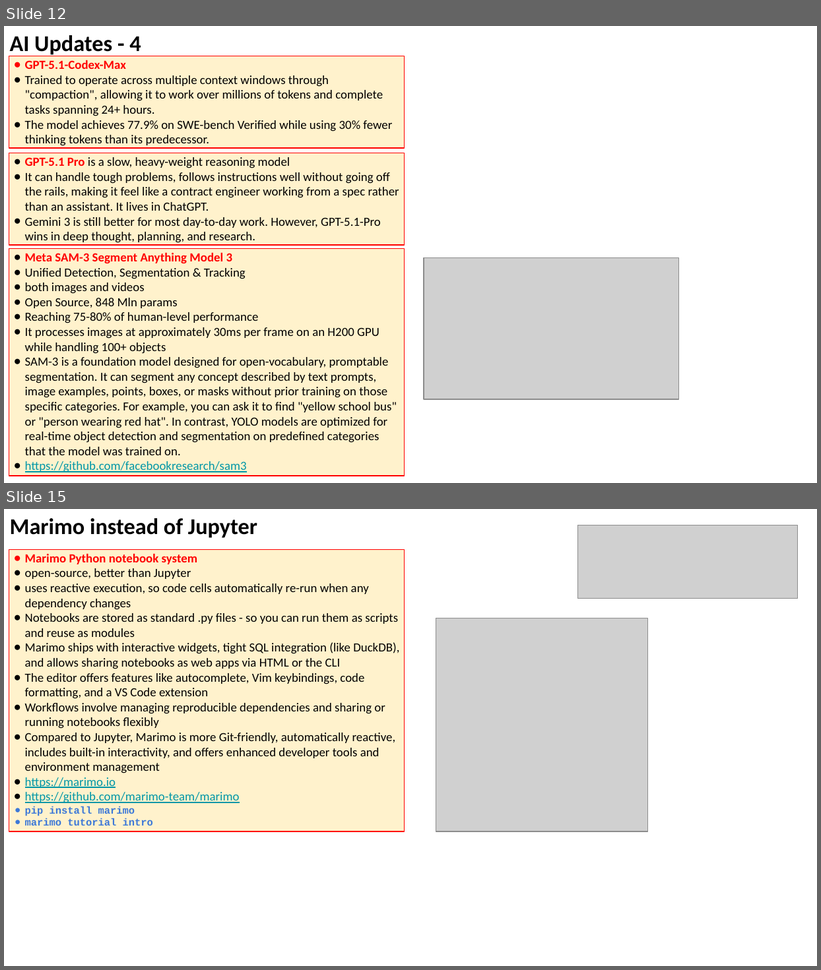
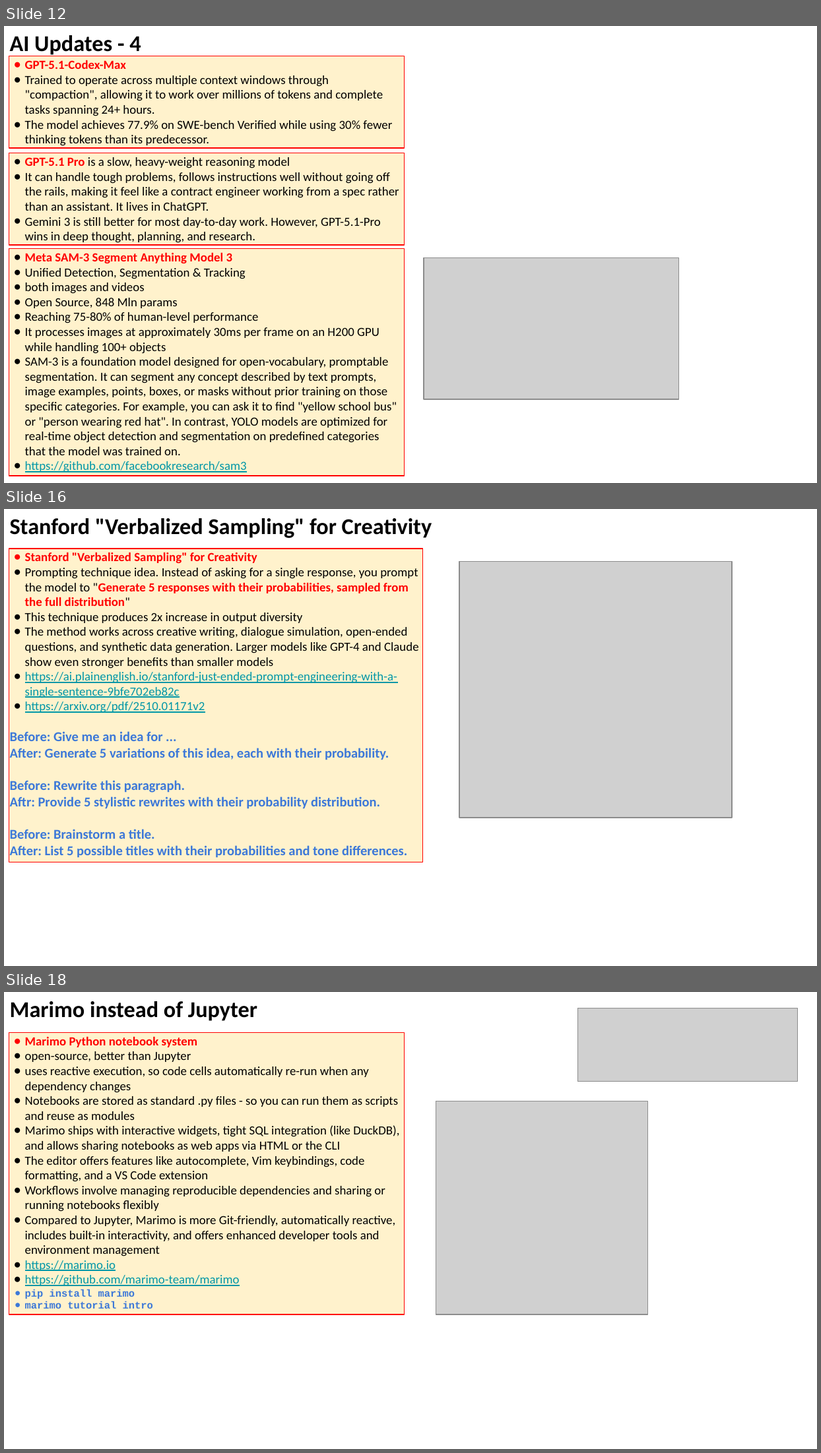
Before and after one commit to lselector/seminar, a slide deck: 2025/2025-11-28-AI-Updates.pptx. Shown one above the other, each under a label of ours: slides 12 and 15 before the commit, slides 12, 16 and 18 after it; the slides between them are not shown. The pictures are 821x970 and 821x1453 pixels, drawn with LibreOffice and Linux fonts; fonts in the diff are those of the drawing; grey boxes stand for pictures. Boxes give left, top, right and bottom in pixels: in the first picture for what was removed or moved away, otherwise in the second. Text is boxed around its words. In the diff, an @@ line names an element or a change of style, - is before the commit and + after.

```diff
--- a/2025/2025-11-28-AI-Updates.pptx
+++ b/2025/2025-11-28-AI-Updates.pptx
@@ slide 16 added at (4, 509, 817, 966), background #FFFFFF @@
@@ text added at (10, 518, 432, 538), 20 pt, text #000000, bold @@
+Stanford "Verbalized Sampling" for Creativity
@@ rectangle added at (9, 549, 422, 863), fill #FFF2CC, outline #FF0000 0.75 pt, 11 pt, text #000000 @@
+● Stanford "Verbalized Sampling" for Creativity
+● Prompting technique idea. Instead of asking for a single response, you prompt the model to "Generate 5 responses with their probabilities, sampled from the full distribution"
+● This technique produces 2x increase in output diversity
+● The method works across creative writing, dialogue simulation, open-ended questions, and synthetic data generation. Larger models like GPT-4 and Claude show even stronger benefits than smaller models
+● https://ai.plainenglish.io/stanford-just-ended-prompt-engineering-with-a-single-sentence-9bfe702eb82c
+● https://arxiv.org/pdf/2510.01171v2
+Before: Give me an idea for ...
+After: Generate 5 variations of this idea, each with their probability.
+Before: Rewrite this paragraph.
+Aftr: Provide 5 stylistic rewrites with their probability distribution.
+Before: Brainstorm a title.
+After: List 5 possible titles with their probabilities and tone differences.
@@ picture added at (459, 562, 732, 818) @@
@@ what was slide 15 is now slide 18 @@
```
Also in this commit, not shown: 5 slides changed, 3 other slides added.
